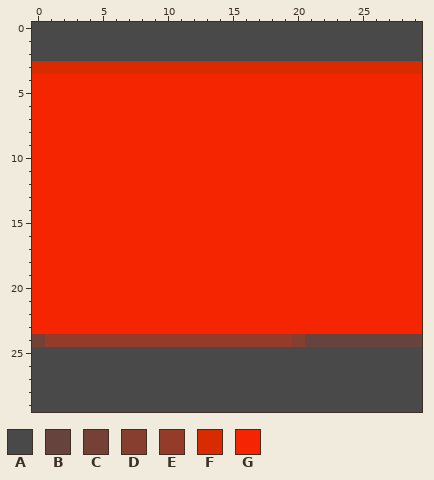
Pixel-art sprite: sprites/player_mid.png. That is the earlier state.
The file is 30x30 pixels. Colours within 5 levels of each other are drawn and written as one.
Palette (. is transparent): A #494949  B #66443d  C #754137  D #863e2f  E #943b29  F #d82c00  G #f42500
Pixels before, first column x 0:
 0 AAAAAAAAAAAAAAAAAAAAAAAAAAAAAA
 1 AAAAAAAAAAAAAAAAAAAAAAAAAAAAAA
 2 AAAAAAAAAAAAAAAAAAAAAAAAAAAAAA
 3 FFFFFFFFFFFFFFFFFFFFFFFFFFFFFF
 4 GGGGGGGGGGGGGGGGGGGGGGGGGGGGGG
 5 GGGGGGGGGGGGGGGGGGGGGGGGGGGGGG
 6 GGGGGGGGGGGGGGGGGGGGGGGGGGGGGG
 7 GGGGGGGGGGGGGGGGGGGGGGGGGGGGGG
 8 GGGGGGGGGGGGGGGGGGGGGGGGGGGGGG
 9 GGGGGGGGGGGGGGGGGGGGGGGGGGGGGG
10 GGGGGGGGGGGGGGGGGGGGGGGGGGGGGG
11 GGGGGGGGGGGGGGGGGGGGGGGGGGGGGG
12 GGGGGGGGGGGGGGGGGGGGGGGGGGGGGG
13 GGGGGGGGGGGGGGGGGGGGGGGGGGGGGG
14 GGGGGGGGGGGGGGGGGGGGGGGGGGGGGG
15 GGGGGGGGGGGGGGGGGGGGGGGGGGGGGG
16 GGGGGGGGGGGGGGGGGGGGGGGGGGGGGG
17 GGGGGGGGGGGGGGGGGGGGGGGGGGGGGG
18 GGGGGGGGGGGGGGGGGGGGGGGGGGGGGG
19 GGGGGGGGGGGGGGGGGGGGGGGGGGGGGG
20 GGGGGGGGGGGGGGGGGGGGGGGGGGGGGG
21 GGGGGGGGGGGGGGGGGGGGGGGGGGGGGG
22 GGGGGGGGGGGGGGGGGGGGGGGGGGGGGG
23 GGGGGGGGGGGGGGGGGGGGGGGGGGGGGG
24 CEEEEEEEEEEEEEEEEEEEDBBBBBBBBB
25 AAAAAAAAAAAAAAAAAAAAAAAAAAAAAA
26 AAAAAAAAAAAAAAAAAAAAAAAAAAAAAA
27 AAAAAAAAAAAAAAAAAAAAAAAAAAAAAA
28 AAAAAAAAAAAAAAAAAAAAAAAAAAAAAA
29 AAAAAAAAAAAAAAAAAAAAAAAAAAAAAA
After:
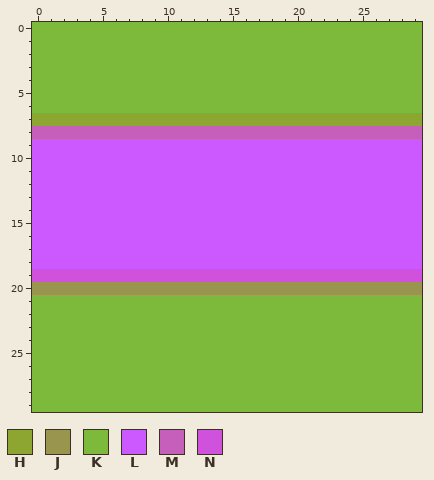
Colours new in this view: H #8ca631  J #99954e  K #7db93a  L #cc58ff  M #c65ebb  N #d051dc
Change:
Changed rows in their new state; - is an unchanged pixel.
first column x 0:
 0 KKKKKKKKKKKKKKKKKKKKKKKKKKKKKK
 1 KKKKKKKKKKKKKKKKKKKKKKKKKKKKKK
 2 KKKKKKKKKKKKKKKKKKKKKKKKKKKKKK
 3 KKKKKKKKKKKKKKKKKKKKKKKKKKKKKK
 4 KKKKKKKKKKKKKKKKKKKKKKKKKKKKKK
 5 KKKKKKKKKKKKKKKKKKKKKKKKKKKKKK
 6 KKKKKKKKKKKKKKKKKKKKKKKKKKKKKK
 7 HHHHHHHHHHHHHHHHHHHHHHHHHHHHHH
 8 MMMMMMMMMMMMMMMMMMMMMMMMMMMMMM
 9 LLLLLLLLLLLLLLLLLLLLLLLLLLLLLL
10 LLLLLLLLLLLLLLLLLLLLLLLLLLLLLL
11 LLLLLLLLLLLLLLLLLLLLLLLLLLLLLL
12 LLLLLLLLLLLLLLLLLLLLLLLLLLLLLL
13 LLLLLLLLLLLLLLLLLLLLLLLLLLLLLL
14 LLLLLLLLLLLLLLLLLLLLLLLLLLLLLL
15 LLLLLLLLLLLLLLLLLLLLLLLLLLLLLL
16 LLLLLLLLLLLLLLLLLLLLLLLLLLLLLL
17 LLLLLLLLLLLLLLLLLLLLLLLLLLLLLL
18 LLLLLLLLLLLLLLLLLLLLLLLLLLLLLL
19 NNNNNNNNNNNNNNNNNNNNNNNNNNNNNN
20 JJJJJJJJJJJJJJJJJJJJJJJJJJJJJJ
21 KKKKKKKKKKKKKKKKKKKKKKKKKKKKKK
22 KKKKKKKKKKKKKKKKKKKKKKKKKKKKKK
23 KKKKKKKKKKKKKKKKKKKKKKKKKKKKKK
24 KKKKKKKKKKKKKKKKKKKKKKKKKKKKKK
25 KKKKKKKKKKKKKKKKKKKKKKKKKKKKKK
26 KKKKKKKKKKKKKKKKKKKKKKKKKKKKKK
27 KKKKKKKKKKKKKKKKKKKKKKKKKKKKKK
28 KKKKKKKKKKKKKKKKKKKKKKKKKKKKKK
29 KKKKKKKKKKKKKKKKKKKKKKKKKKKKKK
Changed places in both pictures, as pixel boxes (x1, y1, x2, y2):
changed: (32, 22, 422, 412)
